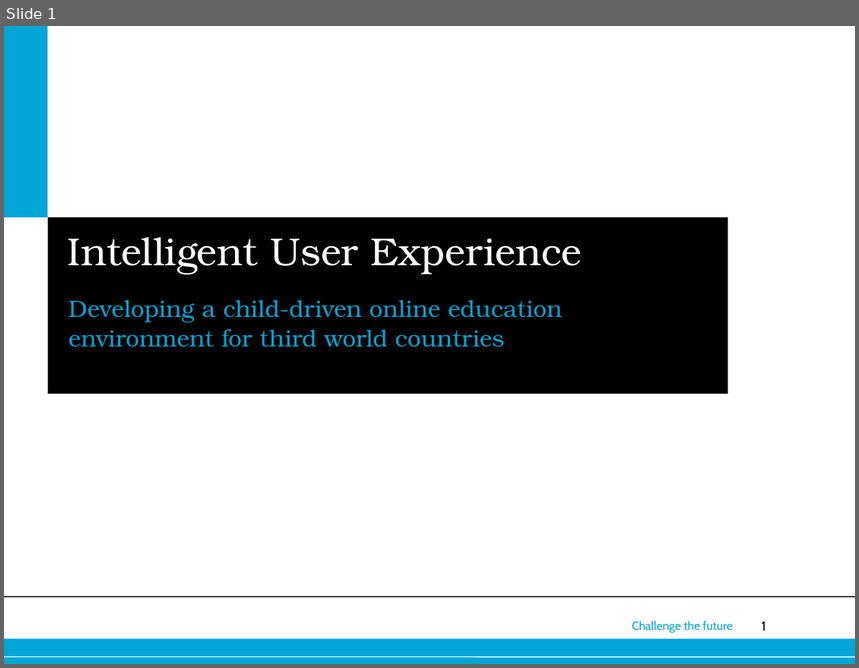
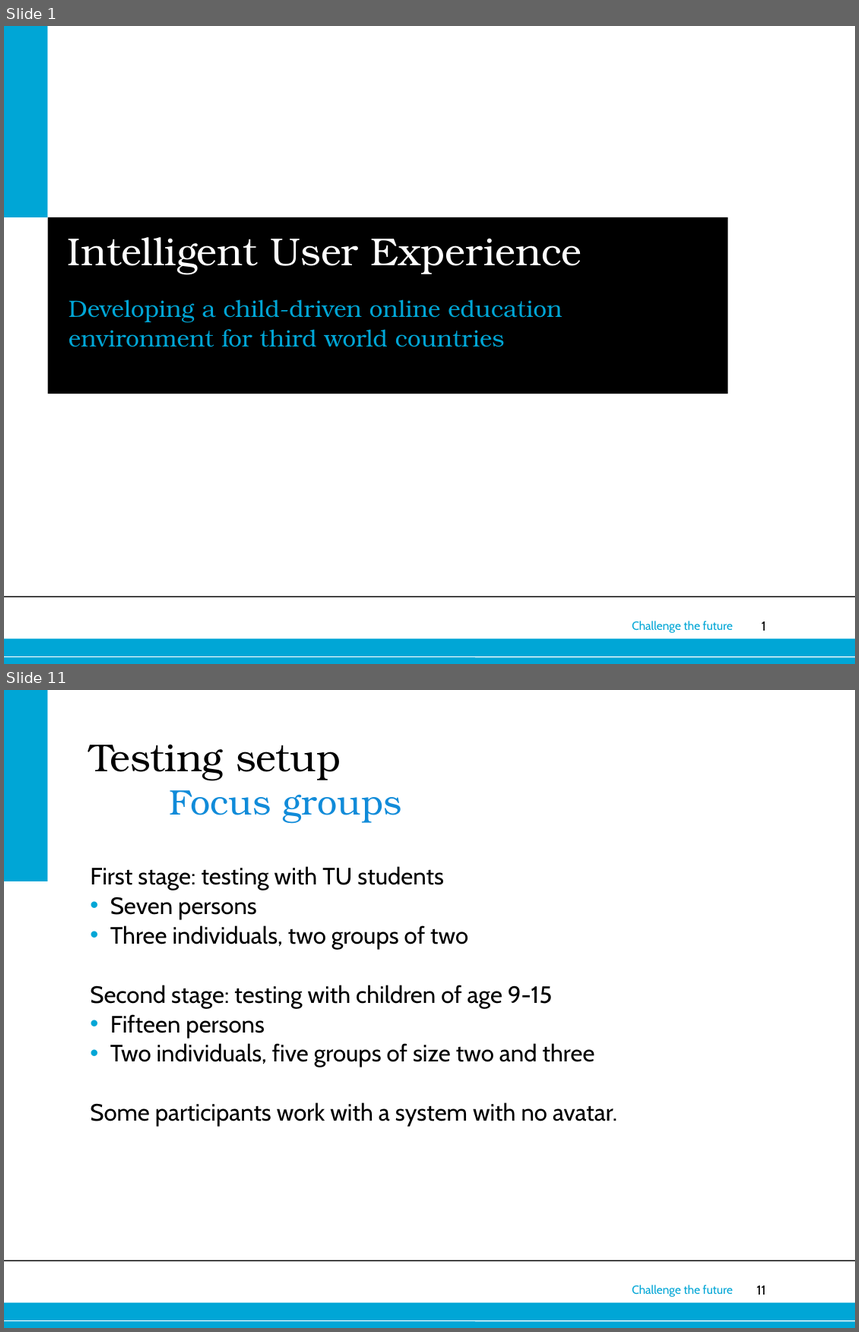
Before and after one commit to dzzh/IN4179-IUXE, a slide deck: Presentations/final presentation.ppt. Shown one above the other, each under a label of ours: slide 1 before the commit, slides 1 and 11 after it; the slides between them are not shown. The pictures are 859x668 and 859x1332 pixels, drawn with LibreOffice and Linux fonts; fonts in the diff are those of the drawing; background and template pictures are left out. Boxes give left, top, right and bottom in pixels: in the first picture for what was removed or moved away, otherwise in the second. Text is boxed around its words. In the diff, an @@ line names an element or a change of style, - is before the commit and + after.

```diff
--- a/Presentations/final presentation.ppt
+++ b/Presentations/final presentation.ppt
@@ slide 11 added at <box>4,690,855,1328</box>, background #FFFFFF; not listed: 5 template elements that a slide beside it also shows @@
@@ rectangle added at <box>4,690,47,882</box>, fill #00A6D6 @@
@@ title added at <box>89,744,401,822</box>, 33 pt, text #000000 @@
+Testing setup
+Focus groups
@@ text added at <box>90,866,617,1127</box>, 20 pt, text #000000 @@
+First stage: testing with TU students
+• Seven persons
+• Three individuals, two groups of two
+Second stage: testing with children of age 9-15
+• Fifteen persons
+• Two individuals, five groups of size two and three
+Some participants work with a system with no avatar.
```
Also in this commit, not shown: 14 other slides added, 6 slides removed, 1 other file.
